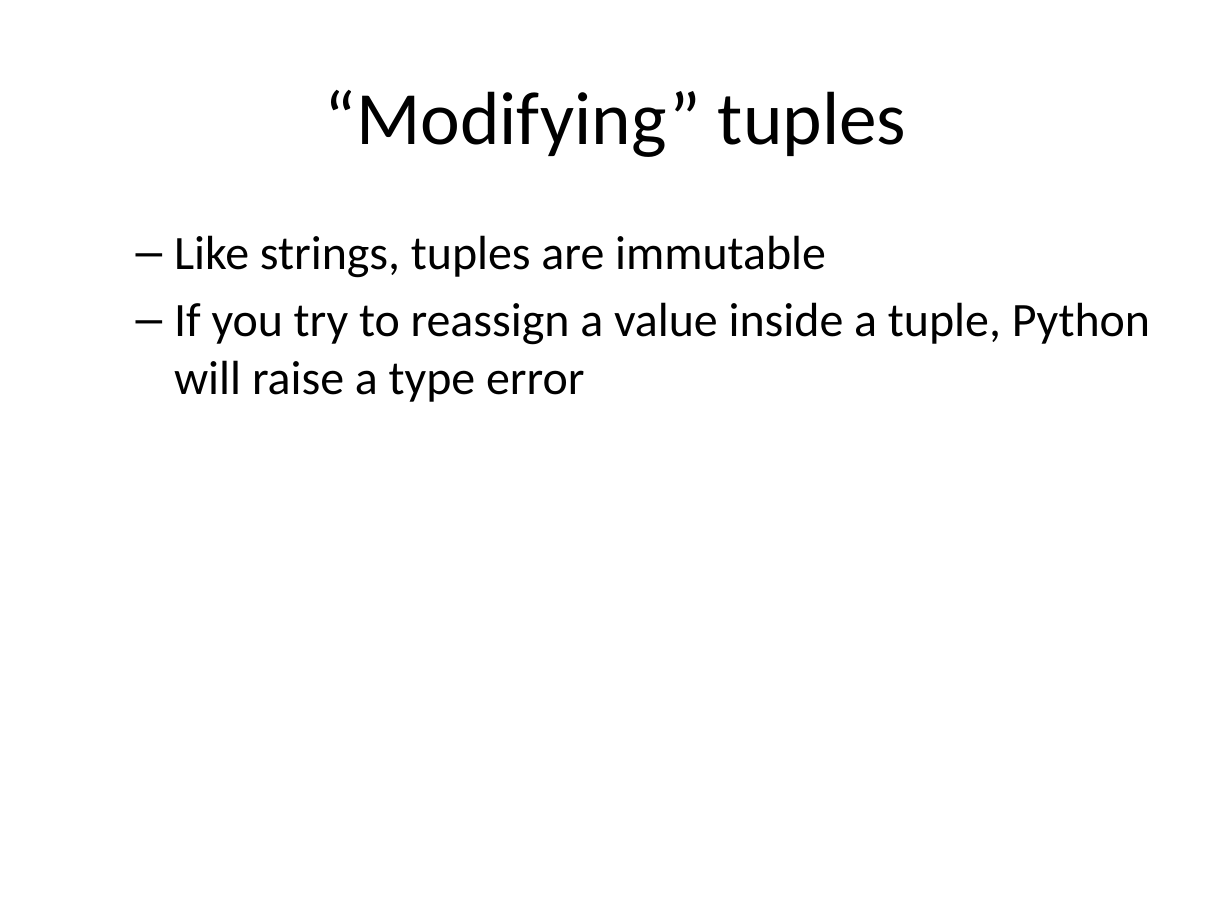
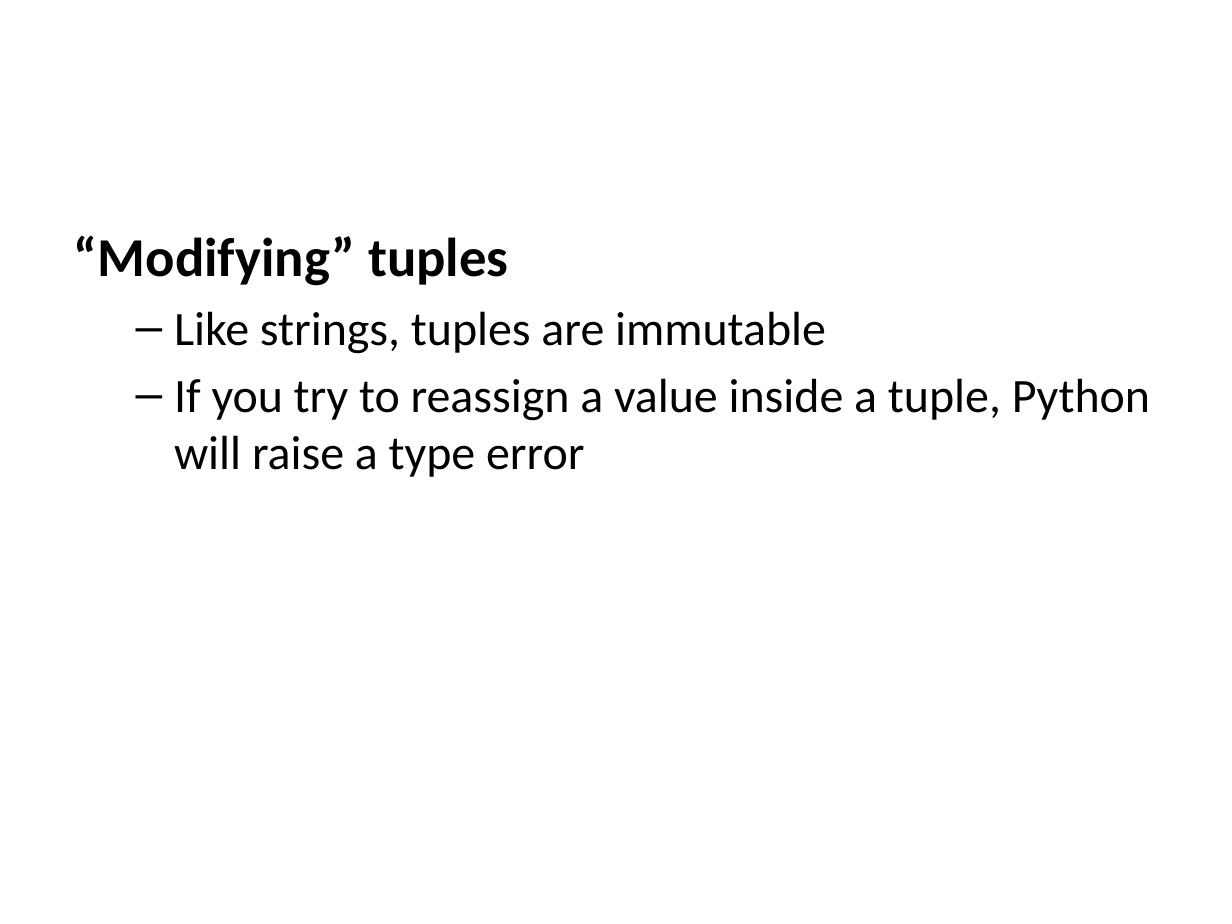
Before and after one commit to jwestgard/inst326, a slide deck: slide 35 of modules/module03/slides.pptx (slide 30 before the commit). Drawn at 1232x924 pixels with LibreOffice and Linux fonts; fonts in the diff are those of the drawing. Boxes give left, top, right and bottom in pixels: in the first picture for what was removed or moved away, otherwise in the second. Text is boxed around its words. In the diff, an @@ line names an element or a change of style, - is before the commit and + after.

```diff
--- a/modules/module03/slides.pptx
+++ b/modules/module03/slides.pptx
@@ title removed at (325, 90, 906, 157) @@
-“Modifying” tuples
@@ text at (74, 235, 508, 286): paragraph added @@
+“Modifying” tuples
```
Also in this commit, not shown: 25 other slides changed, 6 slides added, 1 slide removed, 25 other files.
